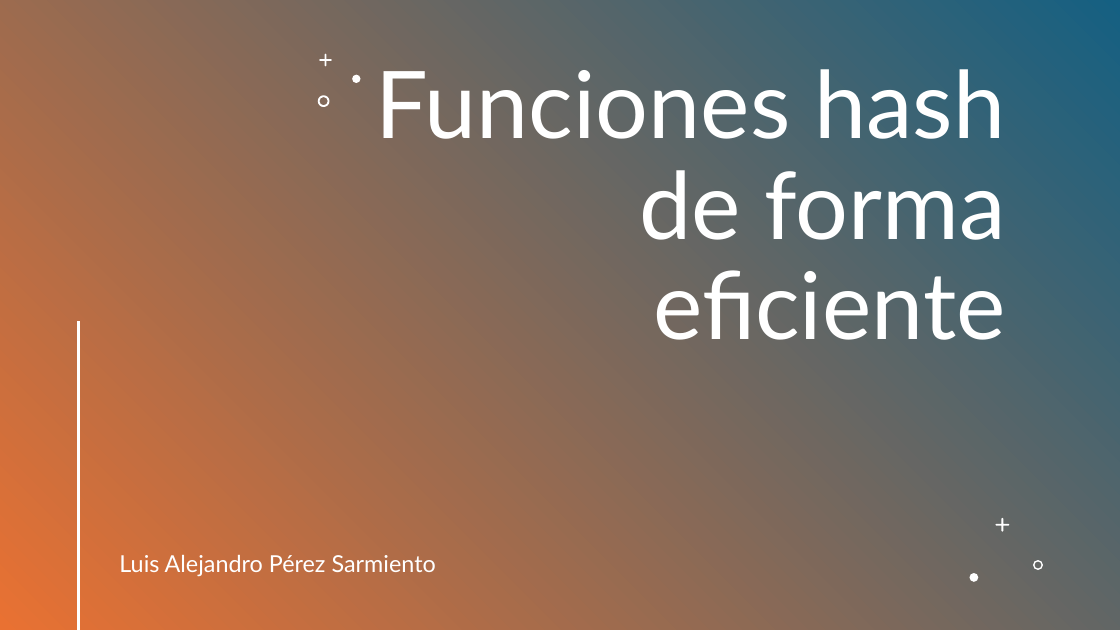
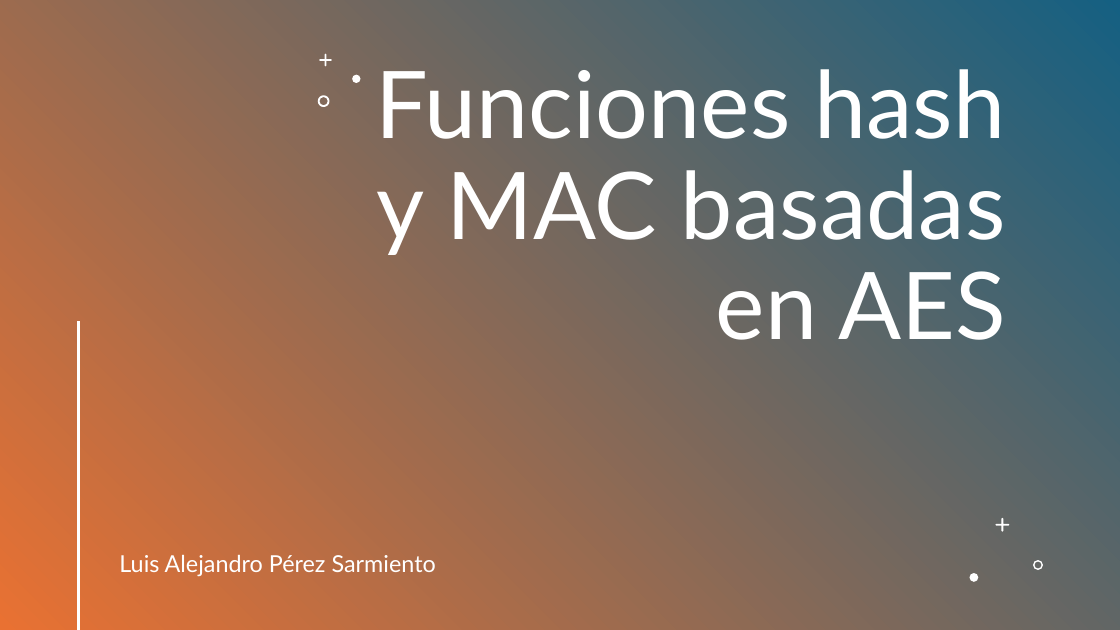
Before and after one commit to AlexPs06/Funciones-hash-vectorizadas, a slide deck: slide 1 of presentacion cripto hash.pptx. Drawn at 1120x630 pixels with LibreOffice and Linux fonts; fonts in the diff are those of the drawing. Boxes give left, top, right and bottom in pixels: in the first picture for what was removed or moved away, otherwise in the second. Text is boxed around its words. In the diff, an @@ line names an element or a change of style, - is before the commit and + after.

```diff
--- a/presentacion cripto hash.pptx
+++ b/presentacion cripto hash.pptx
@@ title at (376,69,1006,340): text changed @@
-Funciones hash de forma eficiente
+Funciones hash y MAC basadas en AES
```
Also in this commit, not shown: 1 other slide changed, 3 slides added, 1 other file.
